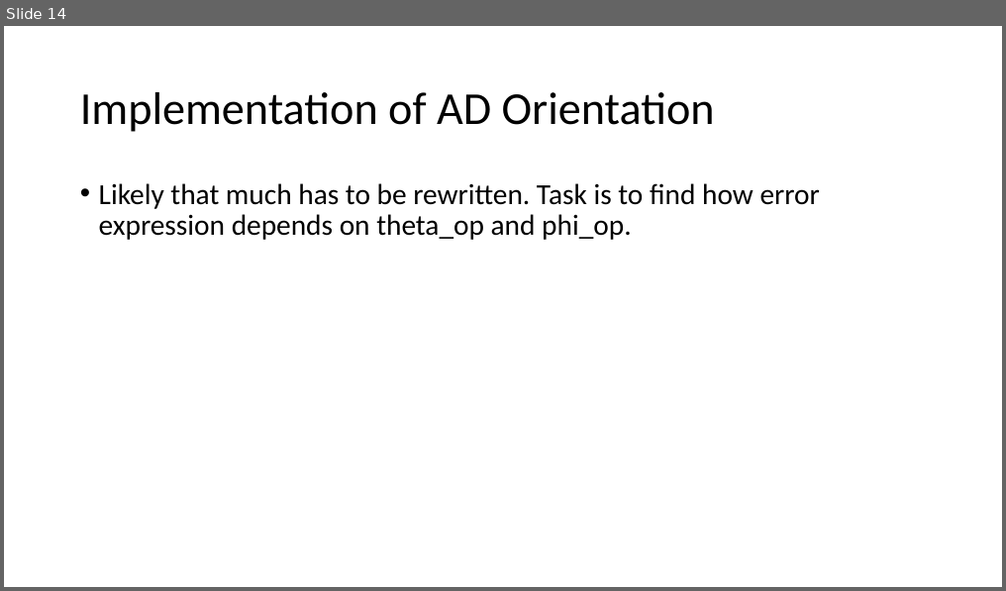
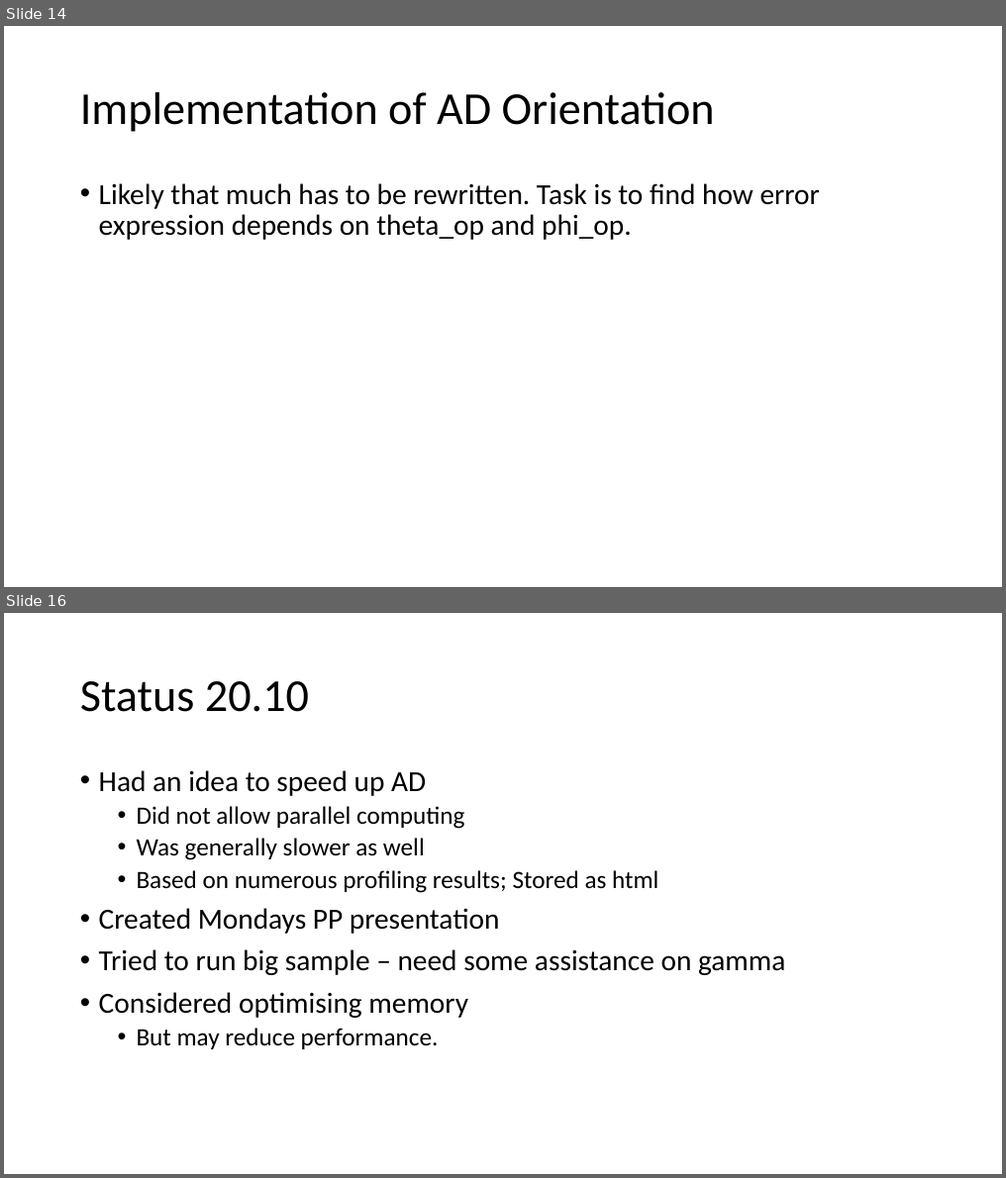
Before and after one commit to RubenDragland/XRD_CT, a slide deck: Doc/20220928 Pres AD Implementation.pptx. Shown one above the other, each under a label of ours: slide 14 before the commit, slides 14 and 16 after it; the slides between them are not shown. The pictures are 1006x591 and 1006x1178 pixels, drawn with LibreOffice and Linux fonts; fonts in the diff are those of the drawing. Boxes give left, top, right and bottom in pixels: in the first picture for what was removed or moved away, otherwise in the second. Text is boxed around its words. In the diff, an @@ line names an element or a change of style, - is before the commit and + after.

```diff
--- a/Doc/20220928 Pres AD Implementation.pptx
+++ b/Doc/20220928 Pres AD Implementation.pptx
@@ slide 16 added at (4, 613, 1002, 1174), background #FFFFFF @@
@@ title added at (80, 681, 309, 712), 44 pt, text #000000 @@
+Status 20.10
@@ text added at (99, 770, 785, 1050), 24 pt, text #000000 @@
+• Had an idea to speed up AD
+  • Did not allow parallel computing
+  • Was generally slower as well
+  • Based on numerous profiling results; Stored as html
+• Created Mondays PP presentation
+• Tried to run big sample – need some assistance on gamma
+• Considered optimising memory
+  • But may reduce performance.
```
Also in this commit, not shown: 9 other slides added.
